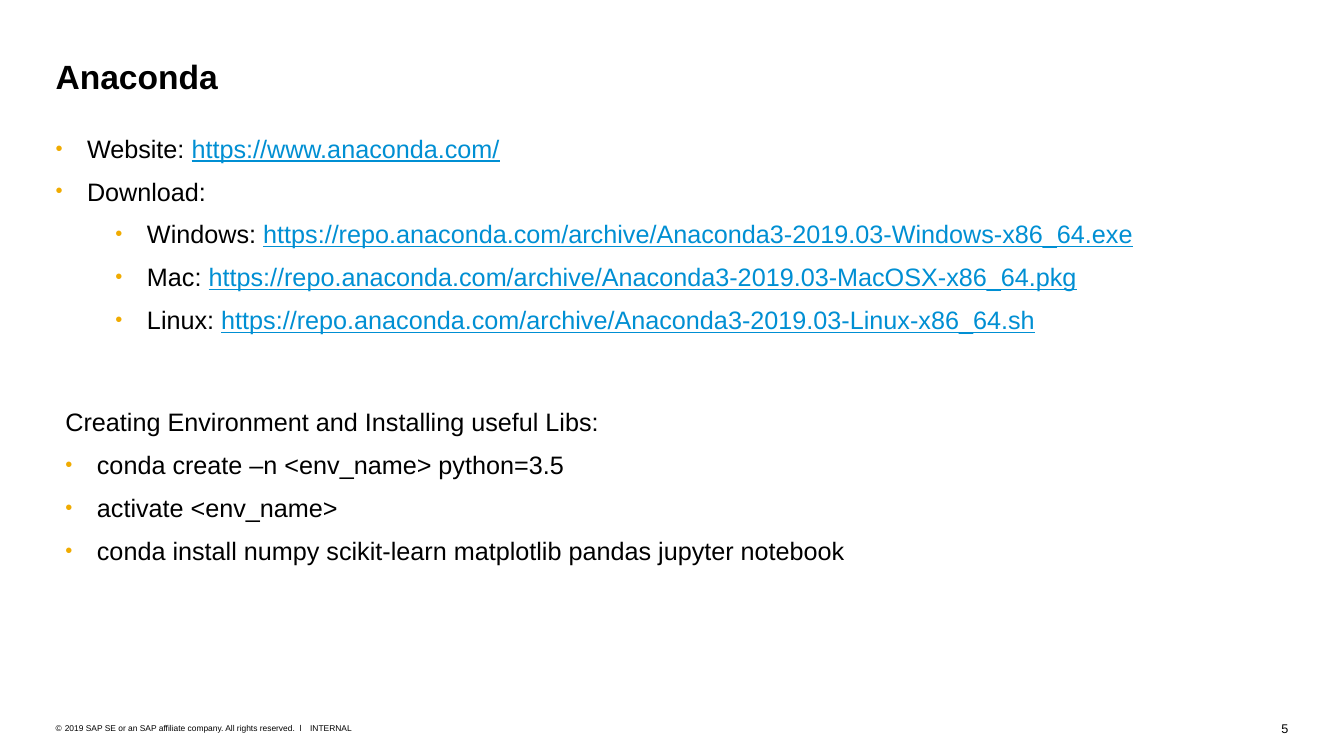
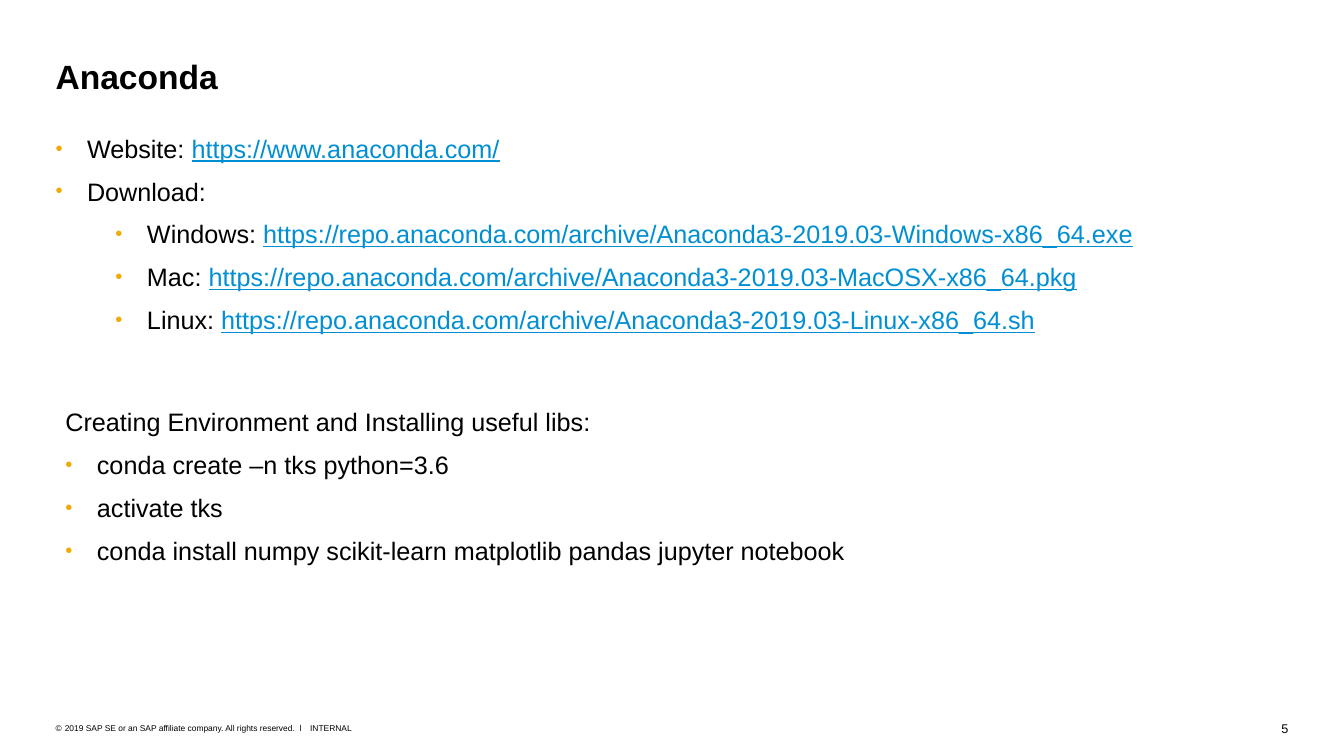
Before and after one commit to SherwinVarghese/Machine-Learning-TechknowSchool, a slide deck: slide 5 of modules/2. Python Intro and Math Foundation/Environment Setup.pptx. Drawn at 1344x756 pixels with LibreOffice and Linux fonts; fonts in the diff are those of the drawing. Boxes give left, top, right and bottom in pixels: in the first picture for what was removed or moved away, otherwise in the second. Text is boxed around its words. In the diff, an @@ line names an element or a change of style, - is before the commit and + after.

Commit message:
Updating the Math Equations and Environment Setup PPT

```diff
--- a/modules/2. Python Intro and Math Foundation/Environment Setup.pptx
+++ b/modules/2. Python Intro and Math Foundation/Environment Setup.pptx
@@ text at <box>65,412,590,518</box>: text changed @@
-  Creating Environment and Installing useful Libs:
-  • conda create –n <env_name> python=3.5
-  • activate <env_name>
+  Creating Environment and Installing useful libs:
+  • conda create –n tks python=3.6
+  • activate tks
```
Also in this commit, not shown: 1 other slide changed, 1 other file.
